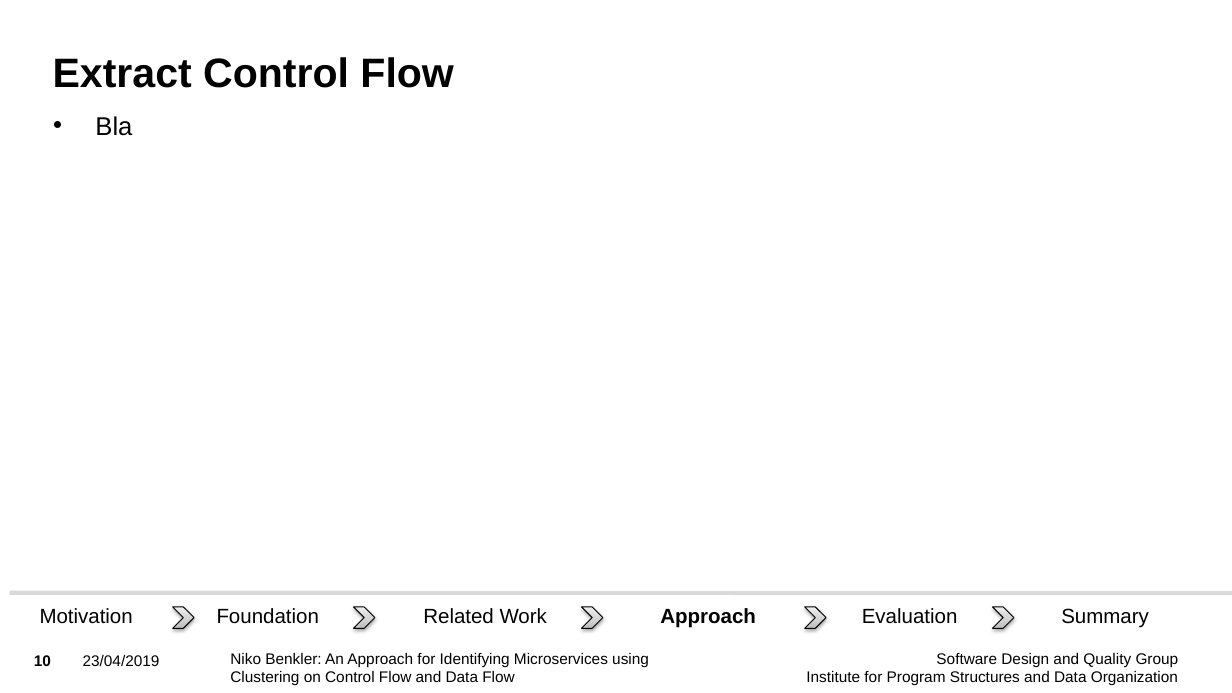
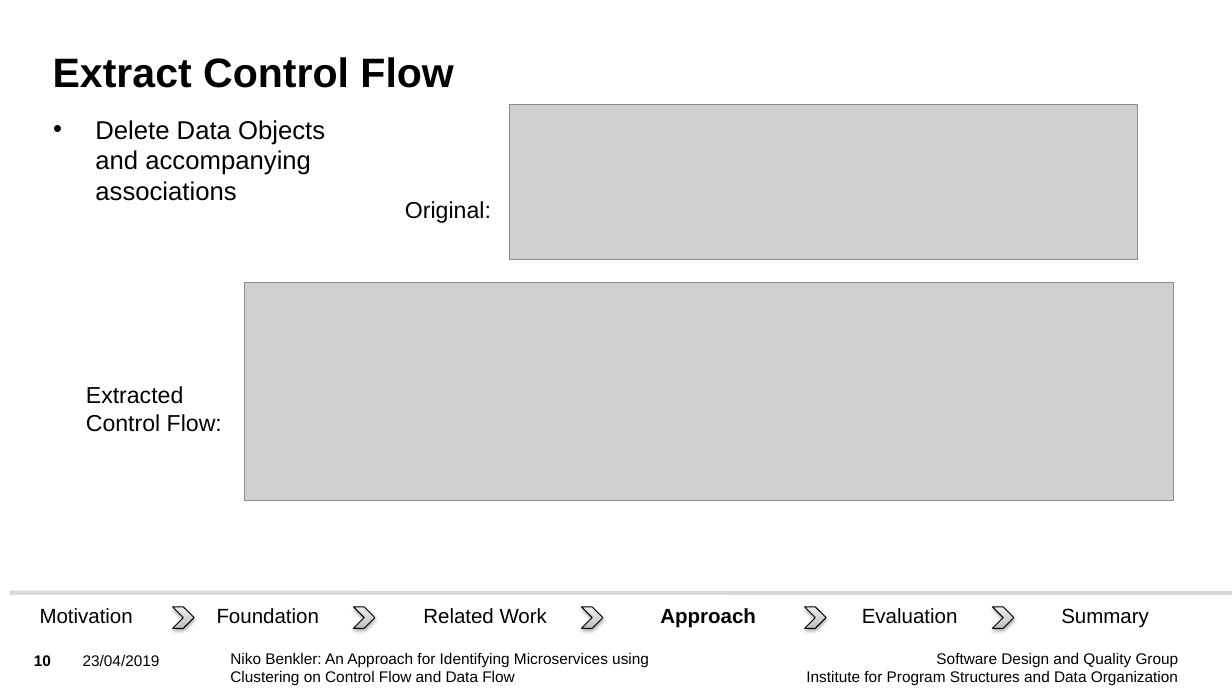
Before and after one commit to Benkler/BA, a slide deck: slide 10 of Vortrag/BA_Niko_Benkler_Presentation.pptx. Drawn at 1232x693 pixels with LibreOffice and Linux fonts; fonts in the diff are those of the drawing; grey boxes stand for pictures; background and template pictures are left out. Boxes give left, top, right and bottom in pixels: in the first picture for what was removed or moved away, otherwise in the second. Text is boxed around its words. In the diff, an @@ line names an element or a change of style, - is before the commit and + after.

```diff
--- a/Vortrag/BA_Niko_Benkler_Presentation.pptx
+++ b/Vortrag/BA_Niko_Benkler_Presentation.pptx
@@ picture added at [509, 104, 1138, 259] @@
@@ text at [95, 120, 325, 201]: text changed @@
-• Bla
+• Delete Data Objects and accompanying associations
@@ text added at [405, 201, 491, 223], 18 pt, text #000000 @@
+Original:
@@ picture added at [245, 283, 1174, 501] @@
@@ text added at [86, 386, 222, 432], 18 pt, text #000000 @@
+Extracted Control Flow:
```
Also in this commit, not shown: 16 other slides changed, 3 slides removed, 8 other files.
